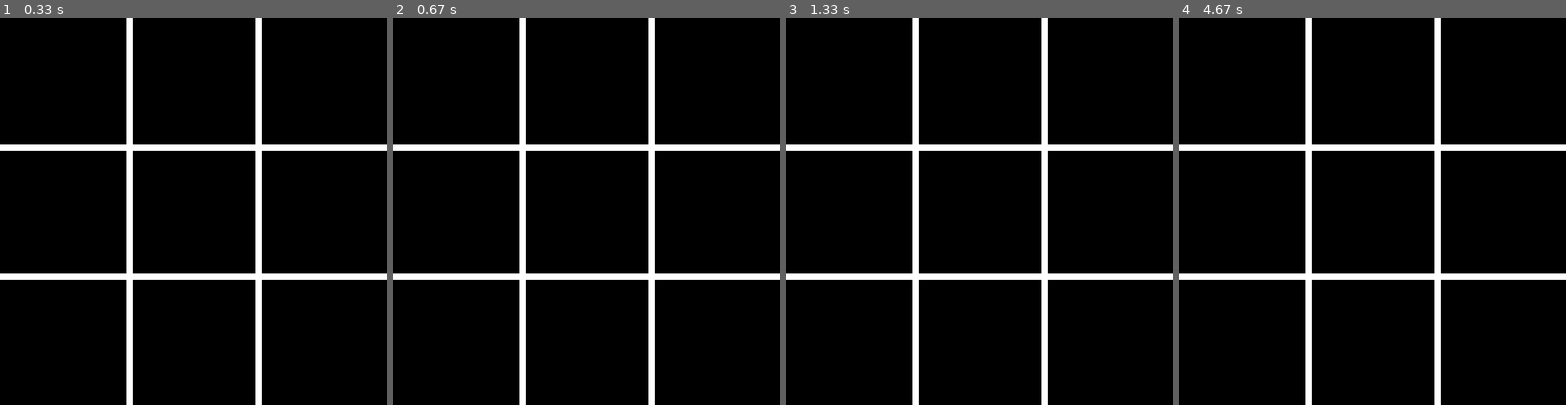
Above: before the commit, frames 1-4 (left to right).
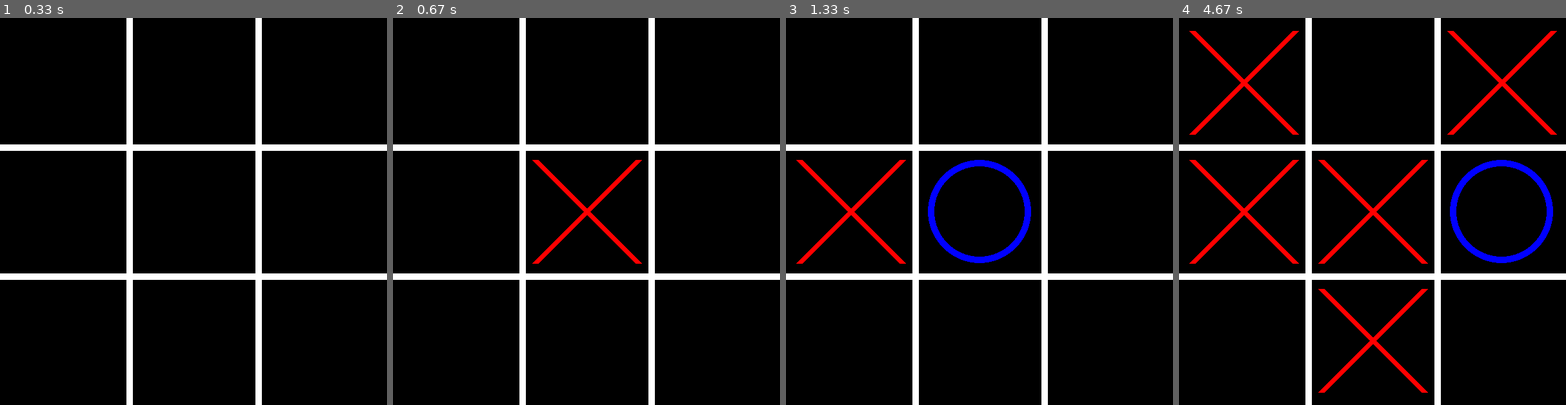
Above: after the commit, the same moments.

Repository: levipeppers/PyGameTicTacToe
Game: pygame game, started from main.py
The game is run twice, just before and just after one commit, with the same random seed, the same clock (stepped at 60 frames per second) and the same inputs.
Inputs (mouse positions are in pixels of both pictures, inside the frame that each line leads up to):
- Up to frame 1 (0.33 s): no input
- Up to frame 2 (0.67 s): click (586, 211) at 0.38 s
- Up to frame 3 (1.33 s): click (979, 234) at 0.72 s; click (859, 153) at 1.05 s
- Up to frame 4 (4.67 s): click (1418, 246) at 1.38 s; click (1380, 79) at 1.72 s; click (1353, 312) at 2.05 s; click (1360, 145) at 2.38 s; click (1318, 130) at 2.72 s; click (1473, 176) at 3.05 s; click (1492, 203) at 3.38 s; click (1453, 141) at 3.72 s; click (1260, 137) at 4.05 s; click (1387, 196) at 4.38 s

Frame 1 is identical in both runs. In frame 2, 0.9% of the frame differs, in the area x 36-65%, y 36-64%; in frame 3, 2.2%; in frame 4, 5.7%, in the area x 2-98%, y 3-97%.

Commit message:
You can play Tic Tac Toe!

Diff:
--- a/main.py
+++ b/main.py
@@ -8,6 +8,14 @@
 WIDTH, HEIGHT = 600, 600
 LINE_COLOR = (255, 255, 255)
 LINE_WIDTH = 10
+
+# Constants for X and O
+X_COLOR = (255, 0, 0)
+O_COLOR = (0, 0, 255)
+CELL_SIZE = WIDTH // 3
+
+# Grid state
+grid = [[None, None, None], [None, None, None], [None, None, None]]
 
 # Set up the display
 screen = pygame.display.set_mode((WIDTH, HEIGHT))
@@ -21,6 +29,36 @@
     pygame.draw.line(screen, LINE_COLOR, (0, HEIGHT // 3), (WIDTH, HEIGHT // 3), LINE_WIDTH)
     pygame.draw.line(screen, LINE_COLOR, (0, 2 * HEIGHT // 3), (WIDTH, 2 * HEIGHT // 3), LINE_WIDTH)
 
+def draw_xo():
+    for row in range(3):
+        for col in range(3):
+            if grid[row][col] == 'X':
+                draw_x(row, col)
+            elif grid[row][col] == 'O':
+                draw_o(row, col)
+
+def draw_x(row, col):
+    start_pos = (col * CELL_SIZE + 20, row * CELL_SIZE + 20)
+    end_pos = ((col + 1) * CELL_SIZE - 20, (row + 1) * CELL_SIZE - 20)
+    pygame.draw.line(screen, X_COLOR, start_pos, end_pos, LINE_WIDTH)
+    start_pos = (col * CELL_SIZE + 20, (row + 1) * CELL_SIZE - 20)
+    end_pos = ((col + 1) * CELL_SIZE - 20, row * CELL_SIZE + 20)
+    pygame.draw.line(screen, X_COLOR, start_pos, end_pos, LINE_WIDTH)
+
+def draw_o(row, col):
+    center = (col * CELL_SIZE + CELL_SIZE // 2, row * CELL_SIZE + CELL_SIZE // 2)
+    pygame.draw.circle(screen, O_COLOR, center, CELL_SIZE // 2 - 20, LINE_WIDTH)
+
+def handle_click(pos):
+    row = pos[1] // CELL_SIZE
+    col = pos[0] // CELL_SIZE
+    if grid[row][col] is None:
+        grid[row][col] = 'X'
+    elif grid[row][col] == 'X':
+        grid[row][col] = 'O'
+    else:
+        grid[row][col] = None
+
 def main():
     # Main game loop
     while True:
@@ -28,12 +66,15 @@
             if event.type == pygame.QUIT:
                 pygame.quit()
                 sys.exit()
+            elif event.type == pygame.MOUSEBUTTONDOWN:
+                handle_click(event.pos)
 
         # Fill the screen with black
         screen.fill((0, 0, 0))
 
         # Draw the grid
         draw_grid()
+        draw_xo()
 
         # Update the display
         pygame.display.flip()
